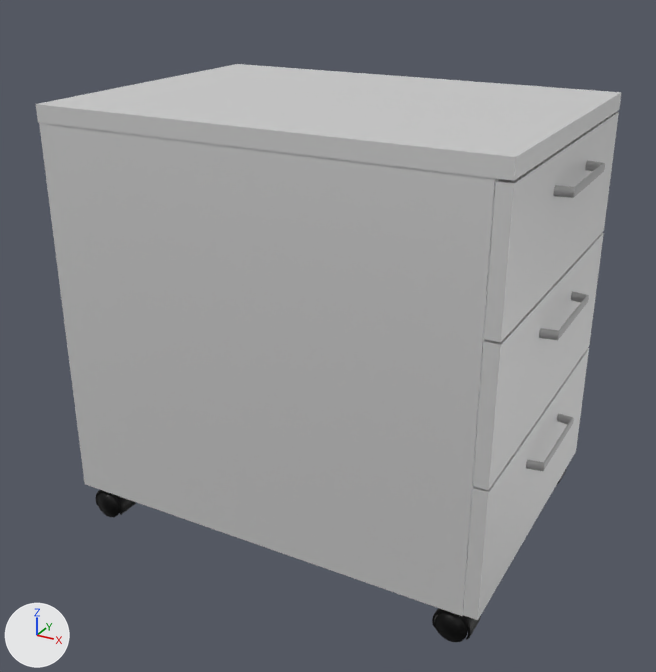
What one commit did to the COLLADA model blender_ws/exported_dae/driving_cabinet_3d.dae.
Before and after are seen from a camera (50 mm lens) standing at (0.56, -1.03, 0.726) and looking at (0.01, -0.03, 0.226). The axes (+X, +Y, +Z) are drawn at lower left. The lights are the same throughout. Vertices at the same position are counted once.
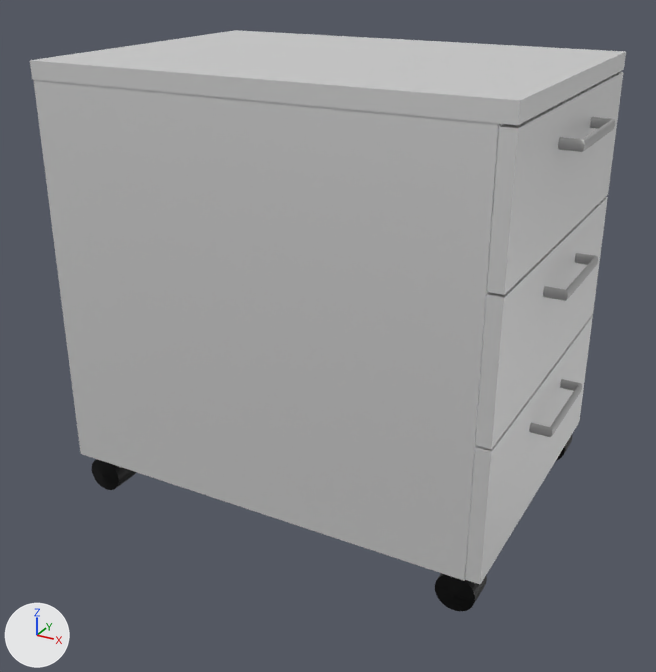
Where the change shows, as pixel boxes (x1, y1, x2, y2) in the pictures (656 x 672 px; the box of a moved part takes in the faces that stretch with it):
'Cube.001', reshaped
    before: (36, 64, 622, 642)
    after: (30, 30, 626, 611)
part 1 of me_cube_002, moved or reshaped
    before: (36, 64, 622, 181)
    after: (30, 30, 626, 125)
part 2 of me_cube_002, moved or reshaped
    before: (463, 348, 589, 620)
    after: (465, 316, 593, 584)
part 3 of me_cube_002, moved or reshaped
    before: (473, 233, 604, 491)
    after: (475, 197, 608, 450)
part 4 of me_cube_002, moved or reshaped
    before: (484, 112, 619, 342)
    after: (487, 72, 623, 295)
part 5 of me_cube_002, added
    after: (557, 435, 572, 460)
part 6 of me_cube_002, added (black)
    after: (435, 573, 487, 611)
part 7 of me_cube_002, added (black)
    after: (92, 459, 136, 490)
part 8 of me_cube_002, rebuilt
    before: (83, 474, 464, 616)
    after: (34, 80, 503, 581)
part 9 of me_cube_002, added
    after: (558, 117, 615, 152)
part 10 of me_cube_002, added
    after: (543, 253, 598, 301)
part 11 of me_cube_002, added
    after: (529, 379, 582, 437)

The edits, one by one:
me_cube_002 is used by ob_cube_001; location (0.0, 0.0, 0.0).
me_cube_002 had 1690 vertices, 3044 faces and spanned x -0.291..0.332, y -0.217..0.217, z -0.048..0.541.
me_cube_002 now has 1324 vertices, 2588 faces and spans x -0.292..0.338, y -0.217..0.217, z 0.0..0.592.
me_cube_002 part 1: the loose piece of 8 vertices spanning x -0.291..0.31, y -0.217..0.217, z 0.519..0.541 is moved by (0.0, 0.0, 0.051).
me_cube_002 part 2: the loose piece of 20 vertices spanning x 0.292..0.31, y -0.216..0.216, z 0.002..0.176 is moved by (0.0, 0.0, 0.051).
me_cube_002 part 3: the loose piece of 20 vertices spanning x 0.292..0.31, y -0.216..0.216, z 0.179..0.351 is moved by (0.0, 0.0, 0.051).
me_cube_002 part 4: the loose piece of 20 vertices spanning x 0.292..0.31, y -0.216..0.216, z 0.354..0.516 is moved by (0.0, 0.0, 0.051).
me_cube_002 part 5: a new loose piece, a UV sphere (32 segments, 3 rings, poles along y) spanning x 0.253..0.303, y 0.166..0.216, z 0.0..0.05, in mat_black (black #000000).
me_cube_002 part 6: a new loose piece, a UV sphere (32 segments, 3 rings, poles along y) spanning x 0.253..0.303, y -0.216..-0.166, z 0.0..0.05, in mat_black (black #000000).
me_cube_002 part 7: a new loose piece, a UV sphere (32 segments, 3 rings, poles along y) spanning x -0.278..-0.228, y -0.216..-0.166, z 0.0..0.05, in mat_black (black #000000).
me_cube_002 part 8: the loose piece of 150 vertices spanning x -0.29..0.291, y -0.216..0.216, z -0.032..0.519 is rebuilt with 408 vertices and now spans x -0.29..0.29, y -0.216..0.216, z 0.025..0.57.
me_cube_002 part 9: a new loose piece of 192 vertices spanning x 0.309..0.338, y -0.071..0.071, z 0.52..0.533, in mat_silver (grey #bebebe).
me_cube_002 part 10: a new loose piece of 192 vertices spanning x 0.31..0.338, y -0.071..0.071, z 0.352..0.366, in mat_silver (grey #bebebe).
me_cube_002 part 11: a new loose piece of 192 vertices spanning x 0.31..0.338, y -0.071..0.071, z 0.177..0.19, in mat_silver (grey #bebebe).
